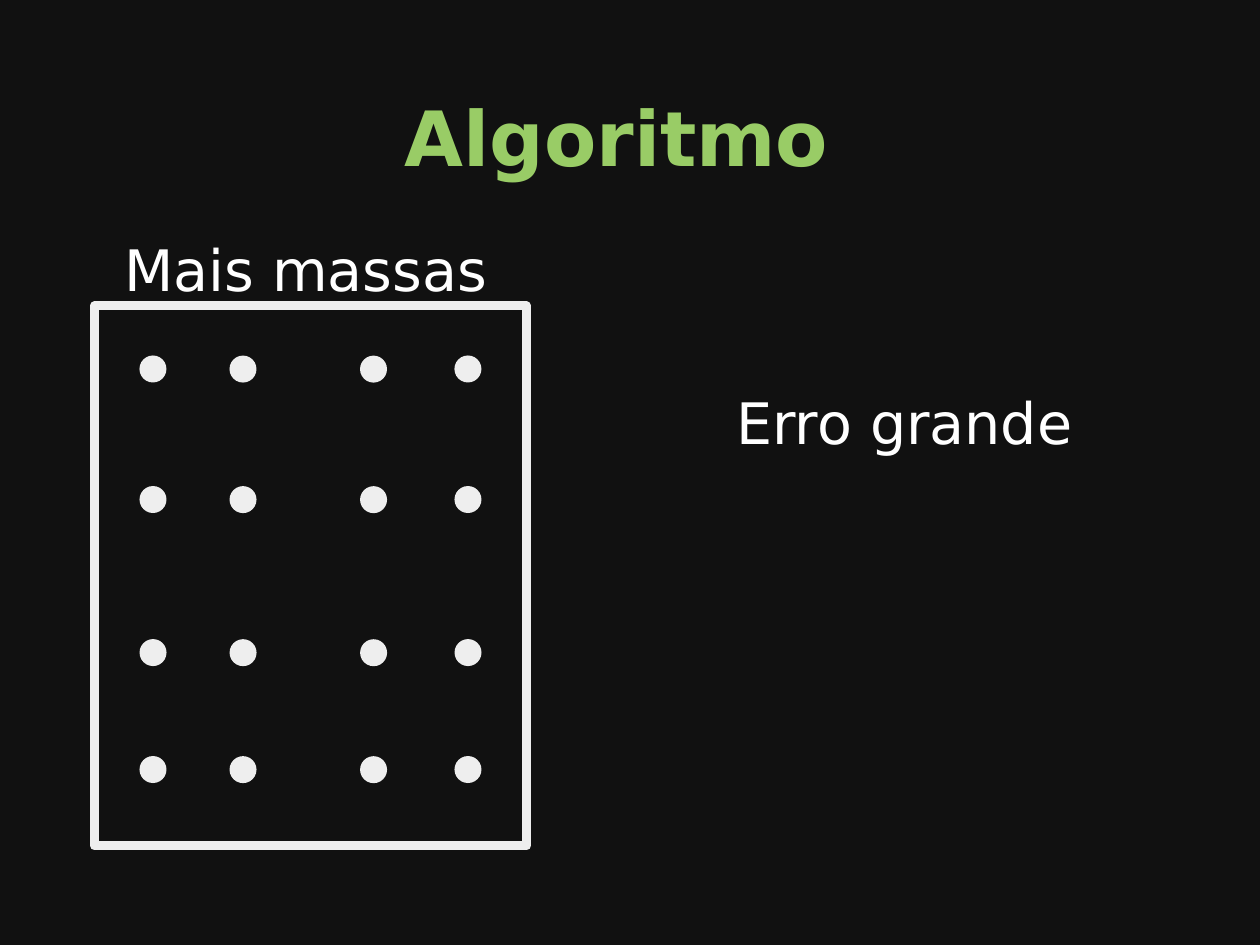
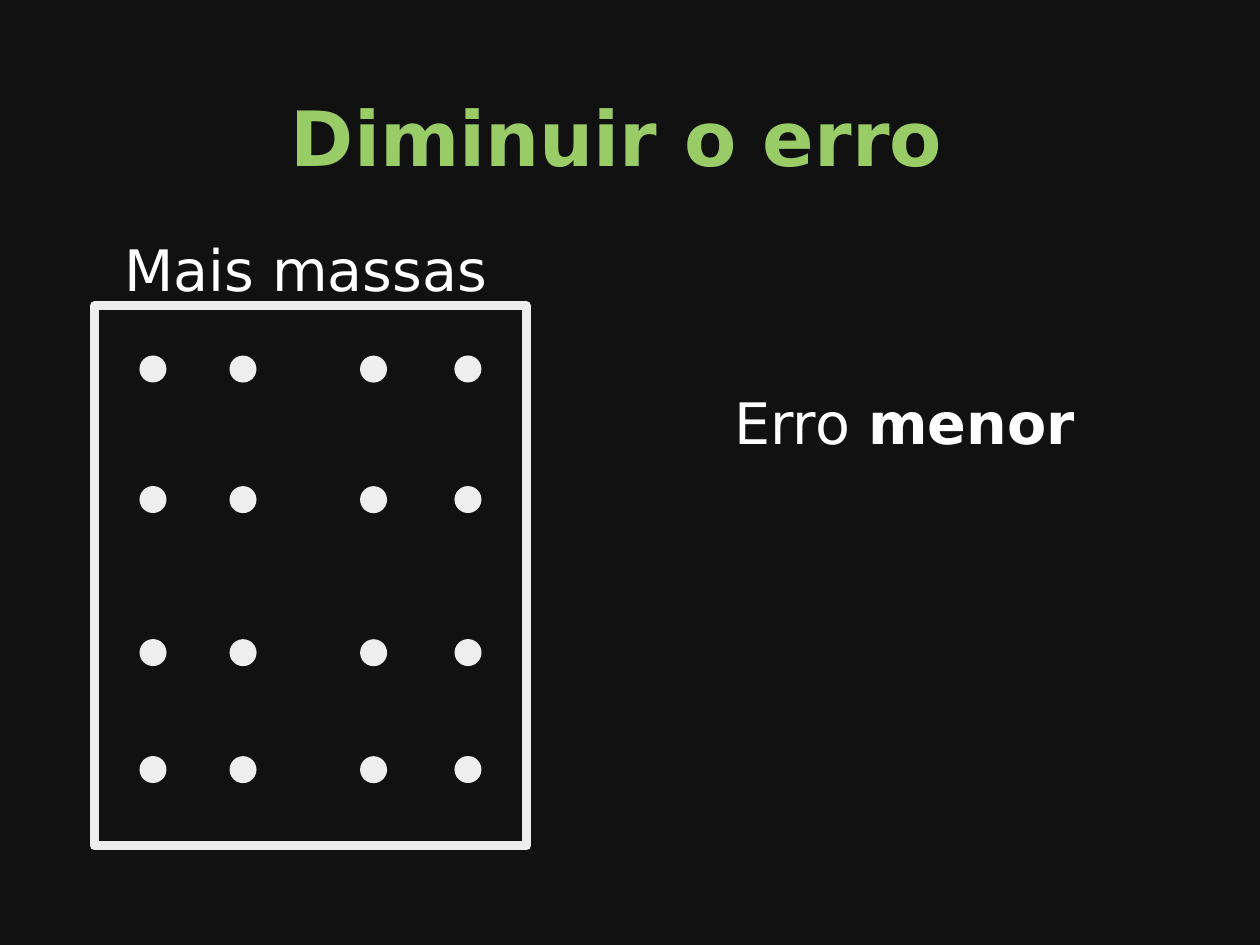
Before and after one commit to leouieda/seminario-on-2014, a slide deck: slide 12 of slides.odp. Drawn at 1260x945 pixels with LibreOffice and Linux fonts; fonts in the diff are those of the drawing. Boxes give left, top, right and bottom in pixels: in the first picture for what was removed or moved away, otherwise in the second. Text is boxed around its words. In the diff, an @@ line names an element or a change of style, - is before the commit and + after.

```diff
--- a/slides.odp
+++ b/slides.odp
@@ title at [291, 108, 942, 167]: text changed @@
-Algoritmo
+Diminuir o erro
@@ text at [734, 402, 1074, 445]: text changed; bold on @@
-Erro grande
+Erro menor
```
Also in this commit, not shown: 17 other slides changed, 14 slides added, 4 slides removed, 2 other files.
